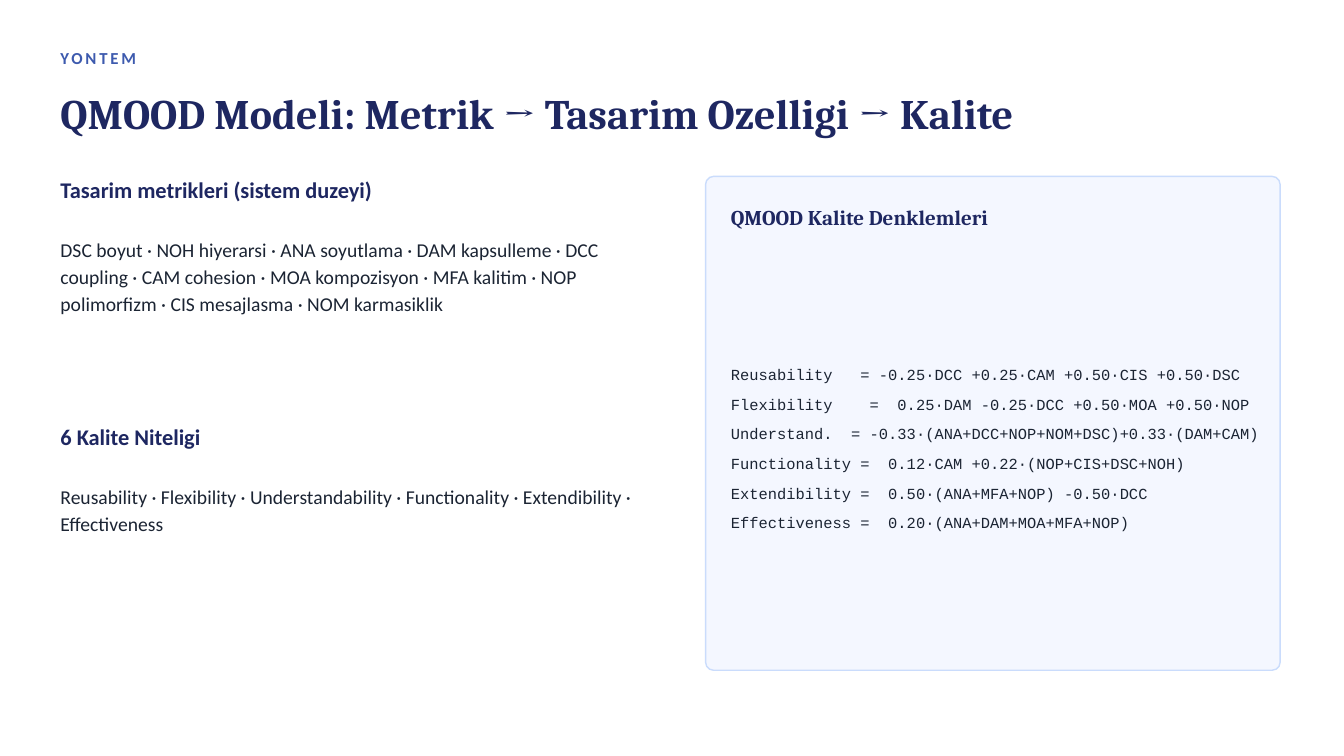
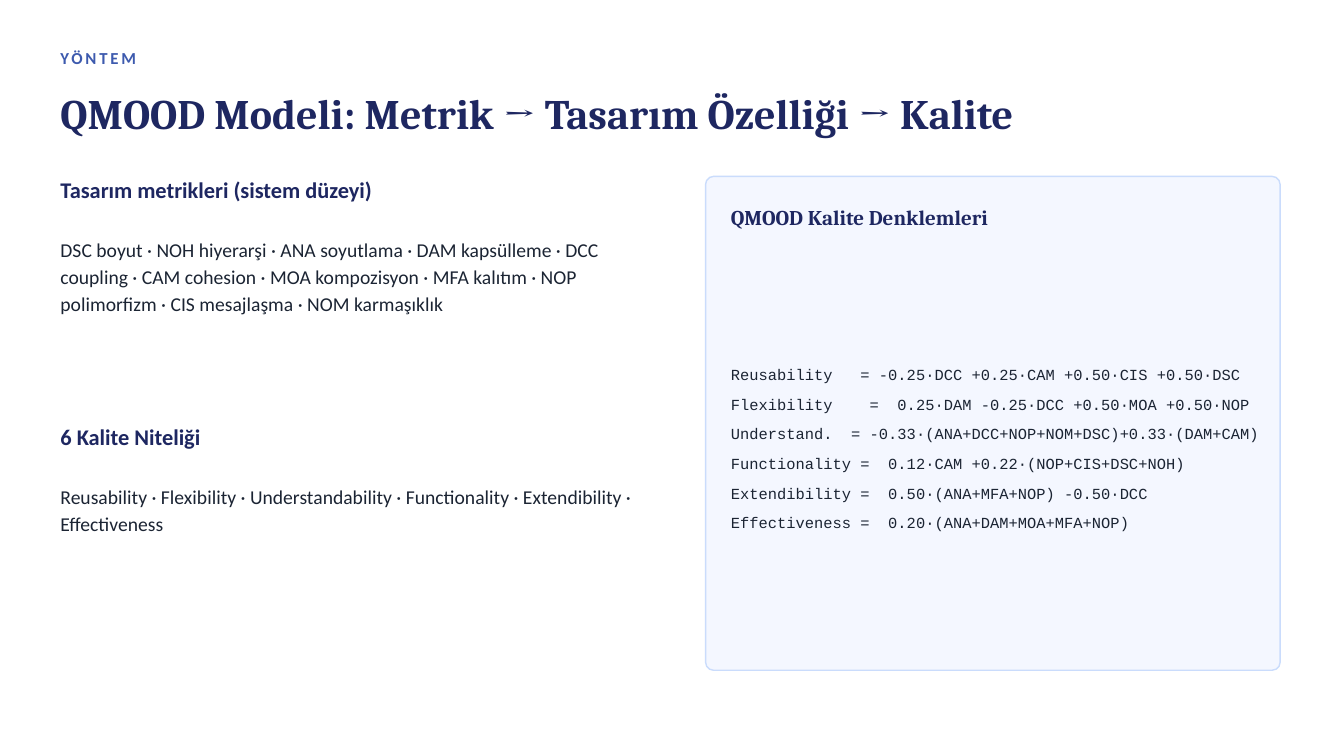
Before and after one commit to murozdemiir/qmood-jsoup-analizi, a slide deck: slide 3 of report/QMOOD_jsoup_sunum.pptx. Drawn at 1344x756 pixels with LibreOffice and Linux fonts; fonts in the diff are those of the drawing. Boxes give left, top, right and bottom in pixels: in the first picture for what was removed or moved away, otherwise in the second. Text is boxed around its words. In the diff, an @@ line names an element or a change of style, - is before the commit and + after.

```diff
--- a/report/QMOOD_jsoup_sunum.pptx
+++ b/report/QMOOD_jsoup_sunum.pptx
@@ text at (60,50,136,64): text changed @@
-YONTEM
+YÖNTEM
@@ text at (60,93,1013,139): text changed @@
-QMOOD Modeli: Metrik → Tasarim Ozelligi → Kalite
+QMOOD Modeli: Metrik → Tasarım Özelliği → Kalite
@@ text at (60,181,598,315): text changed @@
-Tasarim metrikleri (sistem duzeyi)
-DSC boyut · NOH hiyerarsi · ANA soyutlama · DAM kapsulleme · DCC coupling · CAM cohesion · MOA kompozisyon · MFA kalitim · NOP polimorfizm · CIS mesajlasma · NOM karmasiklik
+Tasarım metrikleri (sistem düzeyi)
+DSC boyut · NOH hiyerarşi · ANA soyutlama · DAM kapsülleme · DCC coupling · CAM cohesion · MOA kompozisyon · MFA kalıtım · NOP polimorfizm · CIS mesajlaşma · NOM karmaşıklık
@@ text at (60,429,200,449): text changed @@
-6 Kalite Niteligi
+6 Kalite Niteliği
```
Also in this commit, not shown: 12 other slides changed, 3 other files.
